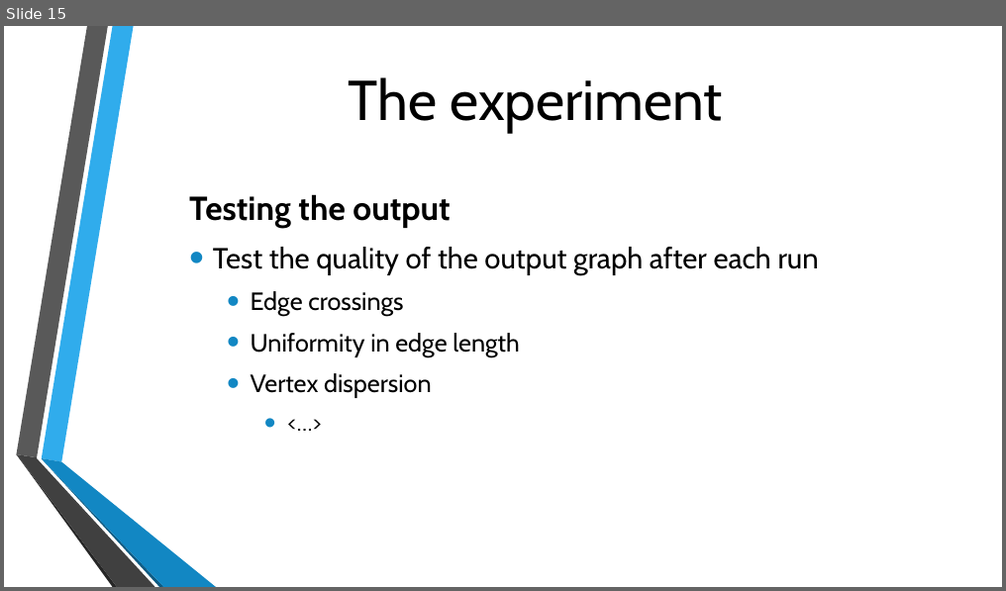
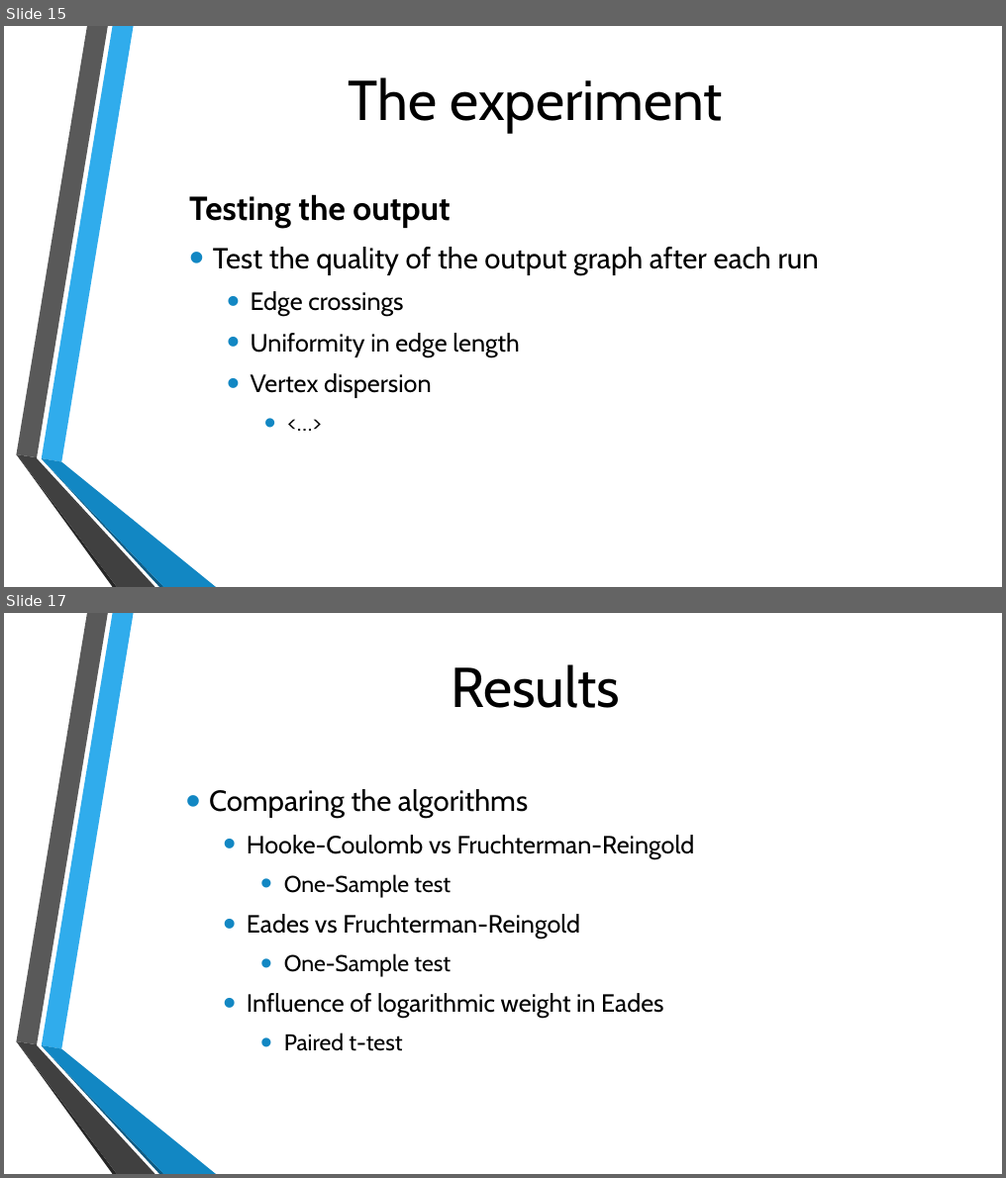
Before and after one commit to michielvh1995/OMI, a slide deck: Presentatie/Onderzoek eindpresentatie.pptx. Shown one above the other, each under a label of ours: slide 15 before the commit, slides 15 and 17 after it; the slides between them are not shown. The pictures are 1006x591 and 1006x1178 pixels, drawn with LibreOffice and Linux fonts; fonts in the diff are those of the drawing; background and template pictures are left out. Boxes give left, top, right and bottom in pixels: in the first picture for what was removed or moved away, otherwise in the second. Text is boxed around its words. In the diff, an @@ line names an element or a change of style, - is before the commit and + after.

```diff
--- a/Presentatie/Onderzoek eindpresentatie.pptx
+++ b/Presentatie/Onderzoek eindpresentatie.pptx
@@ slide 17 added at (4,613,1002,1174), background picture (left out); not listed: 6 template elements that a slide beside it also shows @@
@@ text added at (450,664,620,708), 54 pt, text #000000 @@
+Results
@@ text added at (209,789,695,1052), 24 pt, text #000000 @@
+• Comparing the algorithms
+  • Hooke-Coulomb vs Fruchterman-Reingold
+    • One-Sample test
+  • Eades vs Fruchterman-Reingold
+    • One-Sample test
+  • Influence of logarithmic weight in Eades
+    • Paired t-test
```
Also in this commit, not shown: 3 slides changed, 6 other slides added, 3 slides removed.
